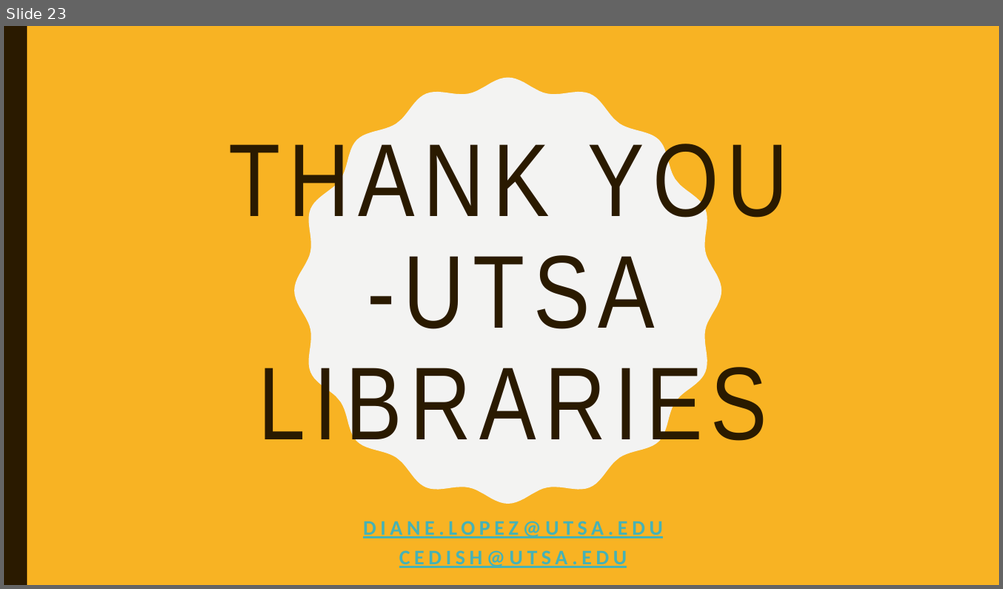
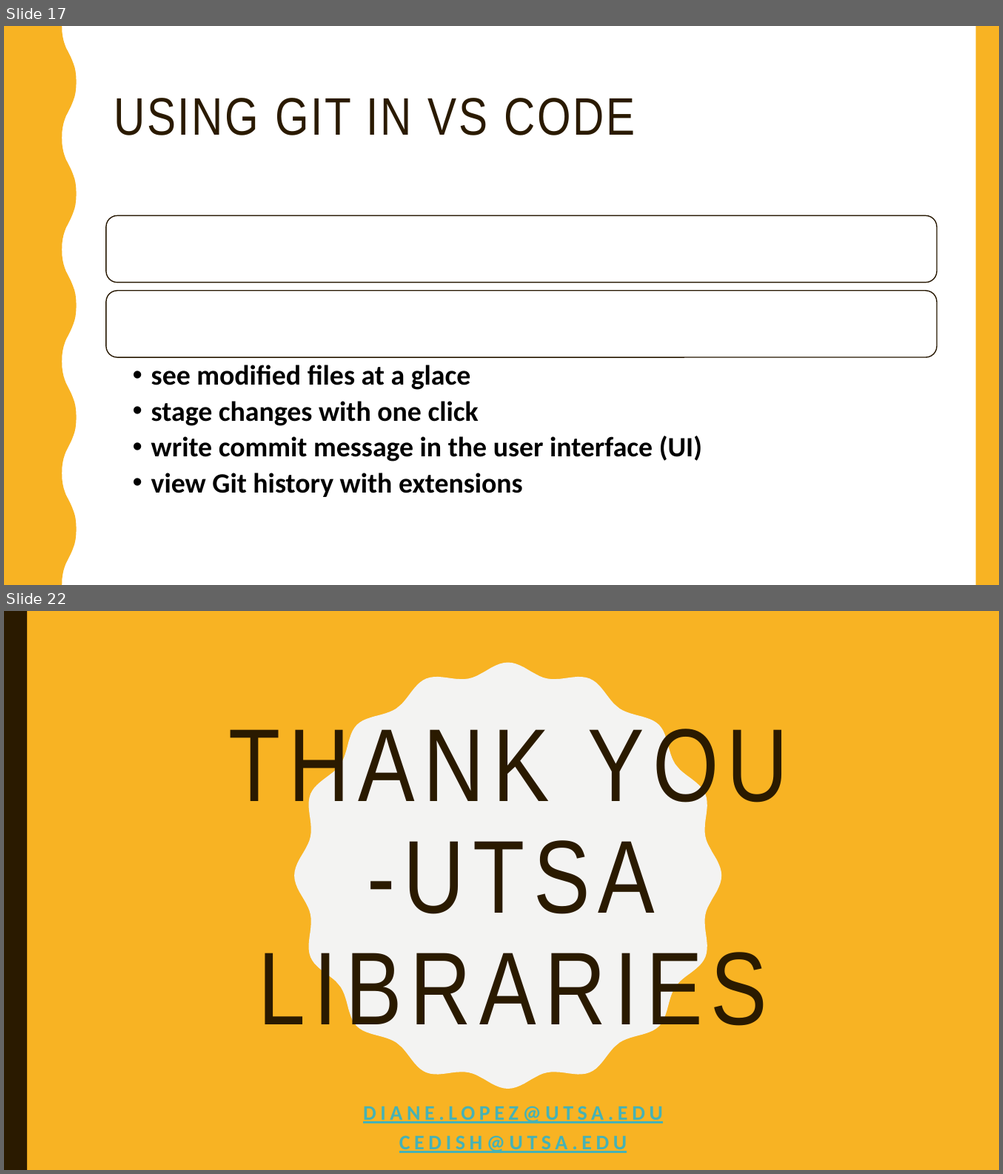
Before and after one commit to dianita956/git_vscode_wrkshp26, a slide deck: git_vscode_spring26_workshop.pptx. Shown one above the other, each under a label of ours: slide 23 before the commit, slides 17 and 22 after it; the slides between them are not shown. The pictures are 1003x589 and 1003x1174 pixels, drawn with LibreOffice and Linux fonts; fonts in the diff are those of the drawing. Boxes give left, top, right and bottom in pixels: in the first picture for what was removed or moved away, otherwise in the second. Text is boxed around its words. In the diff, an @@ line names an element or a change of style, - is before the commit and + after.

```diff
--- a/git_vscode_spring26_workshop.pptx
+++ b/git_vscode_spring26_workshop.pptx
@@ slide 17 added at (4, 26, 999, 585), background #FFFFFF @@
@@ freeform shape added at (4, 26, 77, 585), fill #2A1A00 @@
@@ rectangle added at (4, 26, 999, 585), fill #FFFFFF @@
@@ freeform shape added at (4, 26, 77, 585), fill #F8B323 @@
@@ rectangle added at (976, 26, 999, 585), fill #F8B323 @@
@@ title added at (114, 98, 635, 136), 51 pt, text #2A1A00 @@
+USING GIT IN VS CODE
@@ rounded rectangle added at (106, 215, 936, 283), fill #FFFFFF, outline #261800 1 pt @@
@@ rounded rectangle added at (106, 291, 936, 358), fill #FFFFFF, outline #261800 1 pt @@
@@ text added at (151, 365, 702, 497), 27 pt, text #000000, bold @@
+  • see modified files at a glace
+  • stage changes with one click
+  • write commit message in the user interface (UI)
+  • view Git history with extensions
@@ what was slide 23 is now slide 22 @@
```
Also in this commit, not shown: 3 slides changed, 16 other slides added, 18 slides removed, 2 other files.
